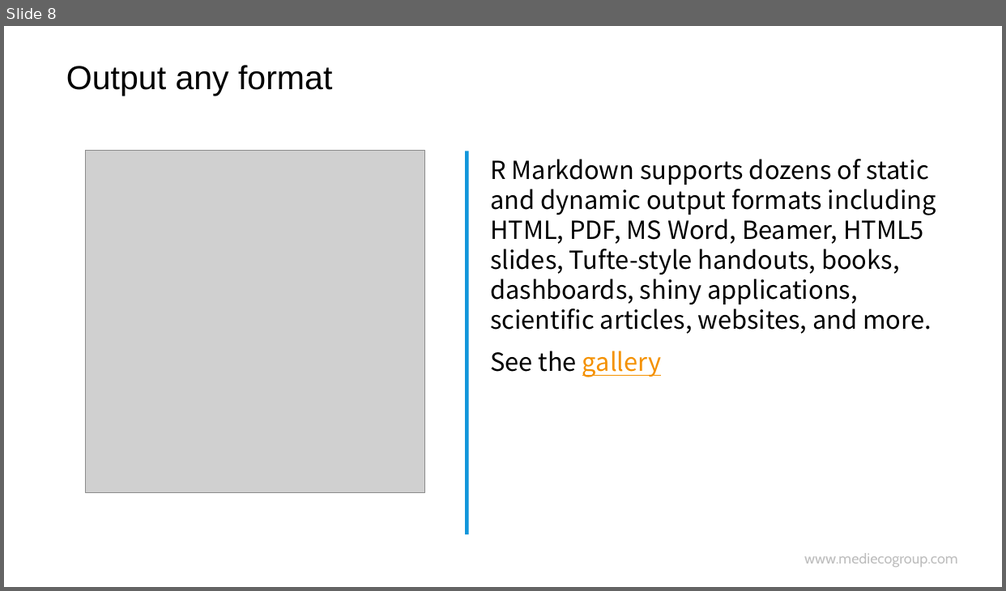
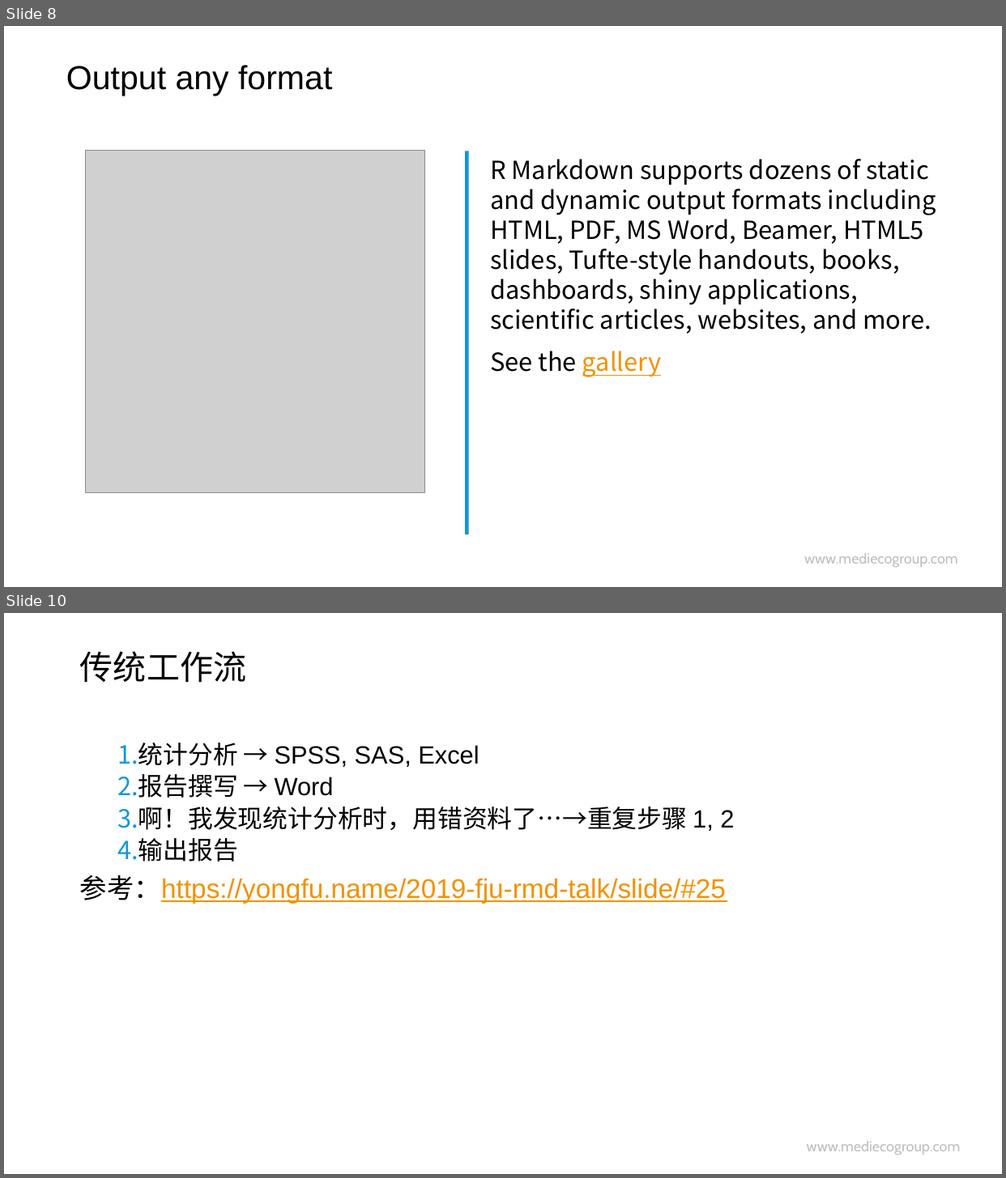
Before and after one commit to hao203/rmd_china, a slide deck: slides/00.Introduction/00-Intro.pptx. Shown one above the other, each under a label of ours: slide 8 before the commit, slides 8 and 10 after it; the slides between them are not shown. The pictures are 1006x591 and 1006x1178 pixels, drawn with LibreOffice and Linux fonts; fonts in the diff are those of the drawing; grey boxes stand for pictures; background and template pictures are left out. Boxes give left, top, right and bottom in pixels: in the first picture for what was removed or moved away, otherwise in the second. Text is boxed around its words. In the diff, an @@ line names an element or a change of style, - is before the commit and + after.

```diff
--- a/slides/00.Introduction/00-Intro.pptx
+++ b/slides/00.Introduction/00-Intro.pptx
@@ slide 10 added at (4,613,1002,1174), background #FFFFFF @@
@@ title added at (80,651,246,683), 32 pt, text #000000 @@
+传统工作流
@@ text added at (80,743,734,904), 24 pt, text #000000 @@
+  1. 统计分析 → SPSS, SAS, Excel
+  2. 报告撰写 → Word
+  3. 啊！我发现统计分析时，用错资料了…→重复步骤 1, 2
+  4. 输出报告
+参考：https://yongfu.name/2019-fju-rmd-talk/slide/#25
@@ text added at (807,1141,961,1155), 14 pt, text #000000 at 26% opacity @@
+www.mediecogroup.com
```
Also in this commit, not shown: 20 other slides changed, 1 slide removed, 8 other files.
